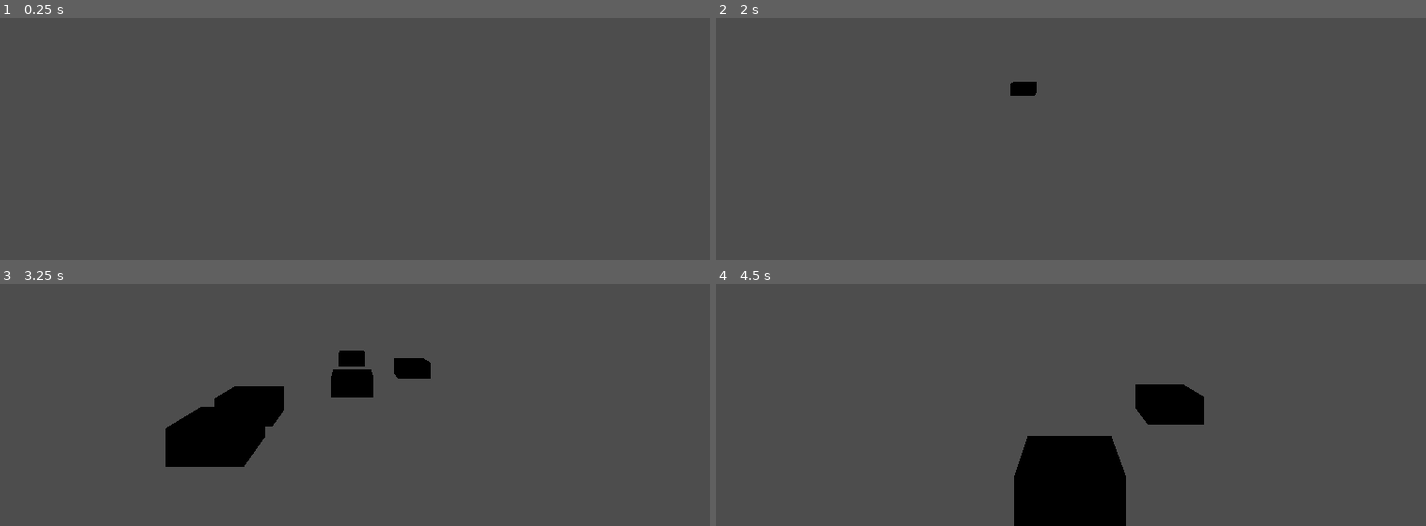
Above: before the commit, frames 1-4 (two rows, left to right).
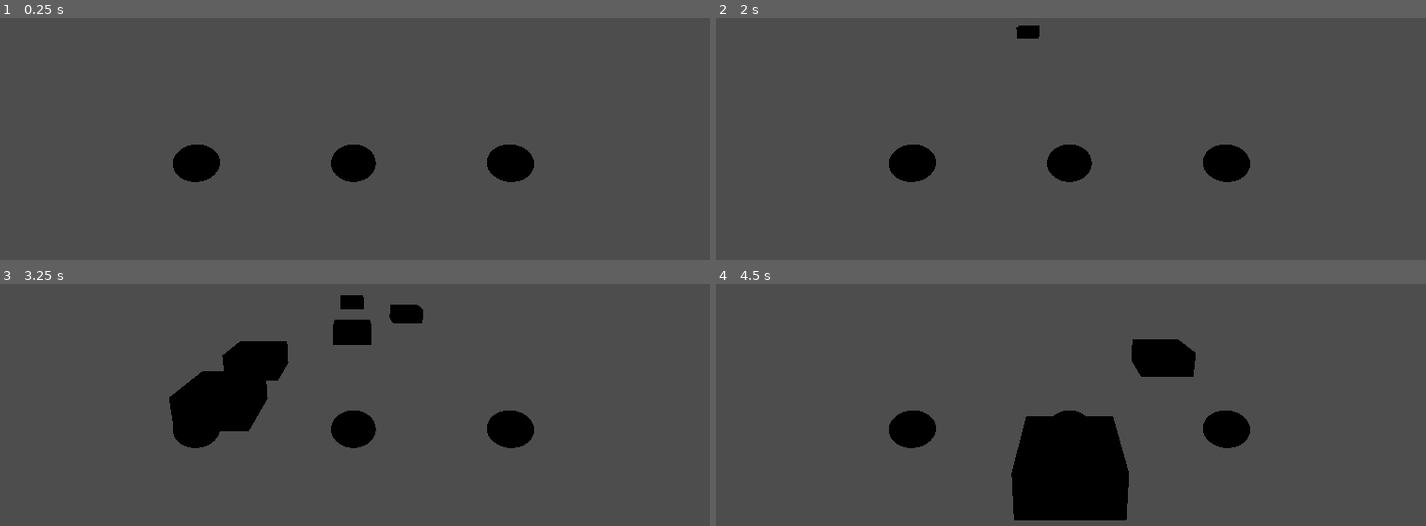
Above: after the commit, the same moments.

Repository: RespiradorProfesional/Solo-of-the-Fallen
Game: Godot game, scene res://scenes/battle/battle_base.tscn
Two runs of this game, one before a commit and one after it. Both use one fixed random seed, a clock stepped at 60 frames per second and the inputs below. Before the commit the project has no main scene; this scene is started directly in both runs.
Inputs:
- Up to frame 1 (0.25 s): no input
- Up to frame 2 (2 s): tap Enter at 0.5 s; hold E (right_carril_E) 0.53-1.28 s; tap W (mid_carril_W) at 0.6, 1.55 s; tap Space (test) at 0.8, 1.25, 1.35 s; hold Q (left_carril_Q) from 1.28 s (still down)
- Up to frame 3 (3.25 s): release Q (left_carril_Q) at 2.03 s; hold E (right_carril_E) from 2.03 s (still down); tap W (mid_carril_W) at 2.1, 3.05 s; tap Space (test) at 2.3, 2.85 s
- Up to frame 4 (4.5 s): release E (right_carril_E) at 3.53 s; hold Q (left_carril_Q) from 3.53 s (still down); tap W (mid_carril_W) at 3.6 s; tap Space (test) at 3.8, 4.35 s

The runs differ from the first frame. In frame 1, 2.4% of the frame differs, in the area x 24-76%, y 52-68%; in frame 2, 2.8%; in frame 3, 8.6%, in the area x 23-76%, y 4-76%; in frame 4, 6.2%.

Commit message:
apretar tecla falta la pulsacion

Diff:
--- a/solo-of-the-fallen/create_song/create_song.gd
+++ b/solo-of-the-fallen/create_song/create_song.gd
@@ -24,7 +24,7 @@
 
 	if Input.is_action_just_pressed("test"):
 		# Crear o abrir un archivo para escritura
-		var file = FileAccess.open("res://mr_moondal.txt", FileAccess.WRITE)
+		var file = FileAccess.open("res://cancion_nueva.txt", FileAccess.WRITE)
 
 		if file:
 			# Escribir contenido en el archivo
--- a/solo-of-the-fallen/project.godot
+++ b/solo-of-the-fallen/project.godot
@@ -11,6 +11,7 @@
 [application]
 
 config/name="Solo of the fallen"
+run/main_scene="res://scenes/battle/battle_base.tscn"
 config/features=PackedStringArray("4.3", "Forward Plus")
 config/icon="res://icon.svg"
 
--- a/solo-of-the-fallen/scenes/battle/battle_base.tscn
+++ b/solo-of-the-fallen/scenes/battle/battle_base.tscn
@@ -13,9 +13,10 @@
 transform = Transform3D(1, 0, 0, 0, 1, 0, 0, 0, 1, 0, 0, -9.83536)
 
 [node name="Node3D" parent="." instance=ExtResource("3_if5ie")]
+transform = Transform3D(1, 0, 0, 0, 1, 0, 0, 0, 1, 0, 0, 2)
 
 [node name="Camera3D" type="Camera3D" parent="."]
-transform = Transform3D(1, 0, 0, 0, 1, 0, 0, 0, 1, -0.0279722, 1.78294, 3.53624)
+transform = Transform3D(1, 0, 0, 0, 0.975673, 0.219233, 0, -0.219233, 0.975673, -0.0279722, 2.18838, 5.10724)
 
 [node name="AudioStreamPlayer" type="AudioStreamPlayer" parent="."]
 stream = ExtResource("4_ldrno")
--- a/solo-of-the-fallen/scenes/battle/buttons/button_left.tscn
+++ b/solo-of-the-fallen/scenes/battle/buttons/button_left.tscn
@@ -5,3 +5,9 @@
 
 [node name="Node3D" instance=ExtResource("1_71xoa")]
 script = ExtResource("2_wclx7")
+
+[node name="CollisionShape3D" parent="Area3D" index="0"]
+transform = Transform3D(1, 0, 0, 0, 1, 0, 0, 0, 1, 0, 0, 0)
+
+[node name="MeshInstance3D" parent="." index="2"]
+transform = Transform3D(0.571528, 0, 0, 0, 0.491423, 0, 0, 0, 0.331205, 0, 0, 0)
--- a/solo-of-the-fallen/scenes/battle/buttons/button_player.tscn
+++ b/solo-of-the-fallen/scenes/battle/buttons/button_player.tscn
@@ -1,9 +1,11 @@
-[gd_scene load_steps=3 format=3 uid="uid://f0bi1xukeogo"]
+[gd_scene load_steps=4 format=3 uid="uid://f0bi1xukeogo"]
 
 [ext_resource type="Script" path="res://scripts/battle/buttons/button_player.gd" id="1_7er6g"]
 
-[sub_resource type="SphereShape3D" id="SphereShape3D_pppk3"]
-radius = 0.865055
+[sub_resource type="BoxShape3D" id="BoxShape3D_2sfdy"]
+size = Vector3(0.632553, 0.219482, 1.1069)
+
+[sub_resource type="SphereMesh" id="SphereMesh_ore2o"]
 
 [node name="Node3D" type="Node3D"]
 script = ExtResource("1_7er6g")
@@ -11,4 +13,16 @@
 [node name="Area3D" type="Area3D" parent="."]
 
 [node name="CollisionShape3D" type="CollisionShape3D" parent="Area3D"]
-shape = SubResource("SphereShape3D_pppk3")
+transform = Transform3D(1, 0, 0, 0, 1, 0, 0, 0, 1, 0, 0, 0.206192)
+shape = SubResource("BoxShape3D_2sfdy")
+
+[node name="Timer" type="Timer" parent="."]
+wait_time = 0.05
+one_shot = true
+
+[node name="MeshInstance3D" type="MeshInstance3D" parent="."]
+transform = Transform3D(0.571528, 0, 0, 0, 0.491423, 0, 0, 0, 0.331205, 0, 0, 0)
+mesh = SubResource("SphereMesh_ore2o")
+
+[connection signal="area_entered" from="Area3D" to="." method="_on_area_3d_area_entered"]
+[connection signal="timeout" from="Timer" to="." method="_on_timer_timeout"]
--- a/solo-of-the-fallen/scenes/battle/notes/note_manager.tscn
+++ b/solo-of-the-fallen/scenes/battle/notes/note_manager.tscn
@@ -19,10 +19,10 @@
 wait_time = 4096.0
 
 [node name="target_left" type="Marker3D" parent="."]
-transform = Transform3D(1, 0, 0, 0, 0.965926, 0.258819, 0, -0.258819, 0.965926, -2, 0, 10)
+transform = Transform3D(1, 0, 0, 0, 0.965926, 0.258819, 0, -0.258819, 0.965926, -2, 0, 12)
 
 [node name="target_mid" type="Marker3D" parent="."]
-transform = Transform3D(1, 0, 0, 0, 0.965926, 0.258819, 0, -0.258819, 0.965926, 0, 0, 10)
+transform = Transform3D(1, 0, 0, 0, 0.965926, 0.258819, 0, -0.258819, 0.965926, 0, 0, 12)
 
 [node name="target_right" type="Marker3D" parent="."]
-transform = Transform3D(1, 0, 0, 0, 0.965926, 0.258819, 0, -0.258819, 0.965926, 2, 0, 10)
+transform = Transform3D(1, 0, 0, 0, 0.965926, 0.258819, 0, -0.258819, 0.965926, 2, 0, 12)
--- a/solo-of-the-fallen/scenes/battle/notes/notes_base.tscn
+++ b/solo-of-the-fallen/scenes/battle/notes/notes_base.tscn
@@ -1,8 +1,11 @@
-[gd_scene load_steps=3 format=3 uid="uid://3nho1w078ves"]
+[gd_scene load_steps=4 format=3 uid="uid://3nho1w078ves"]
 
 [ext_resource type="Script" path="res://scripts/battle/notes/notes_base.gd" id="1_6f4ky"]
 
 [sub_resource type="BoxMesh" id="BoxMesh_ltouk"]
+
+[sub_resource type="BoxShape3D" id="BoxShape3D_tdw0k"]
+size = Vector3(1, 0.514404, 0.890259)
 
 [node name="Notes" type="Node3D"]
 script = ExtResource("1_6f4ky")
@@ -10,3 +13,9 @@
 [node name="MeshInstance3D" type="MeshInstance3D" parent="."]
 transform = Transform3D(1.05569, 0, 0, 0, 0.517017, 0, 0, 0, 0.890534, 0, 0, 0)
 mesh = SubResource("BoxMesh_ltouk")
+
+[node name="Area3D" type="Area3D" parent="."]
+
+[node name="CollisionShape3D" type="CollisionShape3D" parent="Area3D"]
+transform = Transform3D(1, 0, 0, 0, 1, 0, 0, 0, 1, 0, -0.00012207, 0.00469971)
+shape = SubResource("BoxShape3D_tdw0k")
--- a/solo-of-the-fallen/scripts/battle/buttons/button_player.gd
+++ b/solo-of-the-fallen/scripts/battle/buttons/button_player.gd
@@ -1,15 +1,30 @@
 extends Node3D
 class_name Button_base
 
+@onready var timer=$Timer
 @onready var area = $Area3D
+var key_held=false
 
 # Called when the node entezrs the scene tree for the first time.
 func _ready() -> void:
 	area.monitoring = false
 
 func activate():
+	timer.start()
 	area.monitoring = true
 
 
 func deactivate():
+	timer.stop()
+	key_held=false
 	area.monitoring = false
+
+
+func _on_area_3d_area_entered(area: Area3D) -> void:
+	if area.get_parent() is note and key_held==false:
+		timer.start()
+		area.get_parent().queue_free()
+
+
+func _on_timer_timeout() -> void:
+	key_held=true
--- a/solo-of-the-fallen/scripts/battle/notes/note_manager.gd
+++ b/solo-of-the-fallen/scripts/battle/notes/note_manager.gd
@@ -27,11 +27,12 @@
 
 func _ready():
 	# Ruta del archivo
-	var file_path = "res://mr_moondal.txt"
+	var file_path = "res://song/mr_moondal.txt"
 
 	# Leer y procesar el archivo
 	var file_content = load_file_as_text(file_path)
 	if file_content != null:
+		print("El archivo fue encontrado: ", file_path)
 		process_commands(file_content)
 	for time_click in note_time_click:
 		time_respawn.append(time_click-time_travel)
@@ -39,7 +40,6 @@
 
 func _process(delta: float) -> void:
 	var current_time =timer.wait_time - timer.time_left
-	print(current_time)
 	# Verificar si el tiempo actual coincide con el próximo valor en el array
 	while current_index < time_respawn.size() and current_time >= time_respawn[current_index]:
 		create_note(note_key[current_index])
@@ -70,7 +70,6 @@
 
 
 
-
 func load_file_as_text(file_path: String):
 	var file_resource = FileAccess.open(file_path, FileAccess.READ)
 	if file_resource:
--- a/solo-of-the-fallen/scripts/battle/notes/notes_base.gd
+++ b/solo-of-the-fallen/scripts/battle/notes/notes_base.gd
@@ -1,4 +1,5 @@
 extends Node3D
+class_name note
 
 var key_note
 # Velocidad de movimiento en unidades por segundo
Not shown, added: solo-of-the-fallen/cancion_nueva.txt
Not shown, added: solo-of-the-fallen/export_presets.cfg
Renamed: solo-of-the-fallen/mr_moondal.txt -> solo-of-the-fallen/song/mr_moondal.txt
